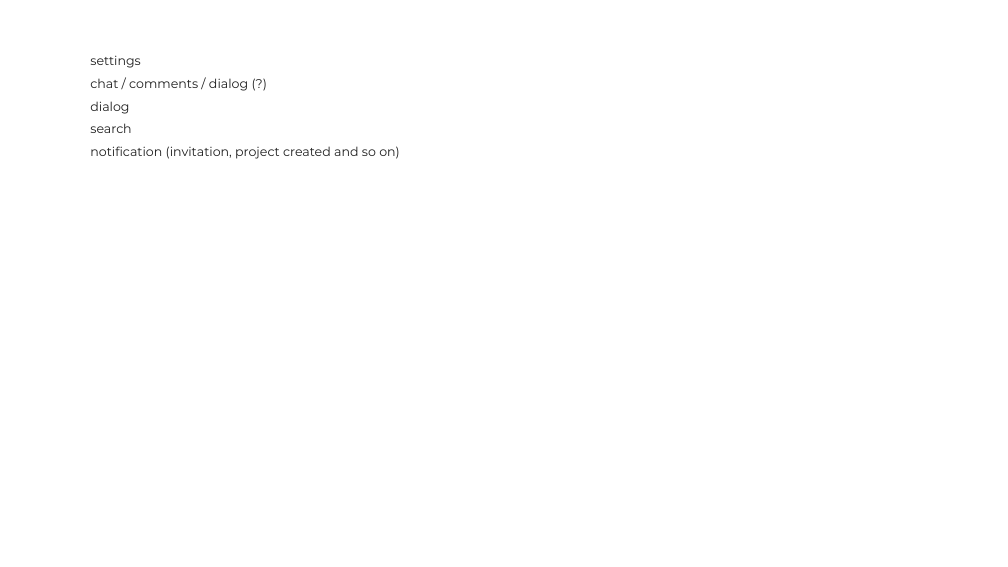
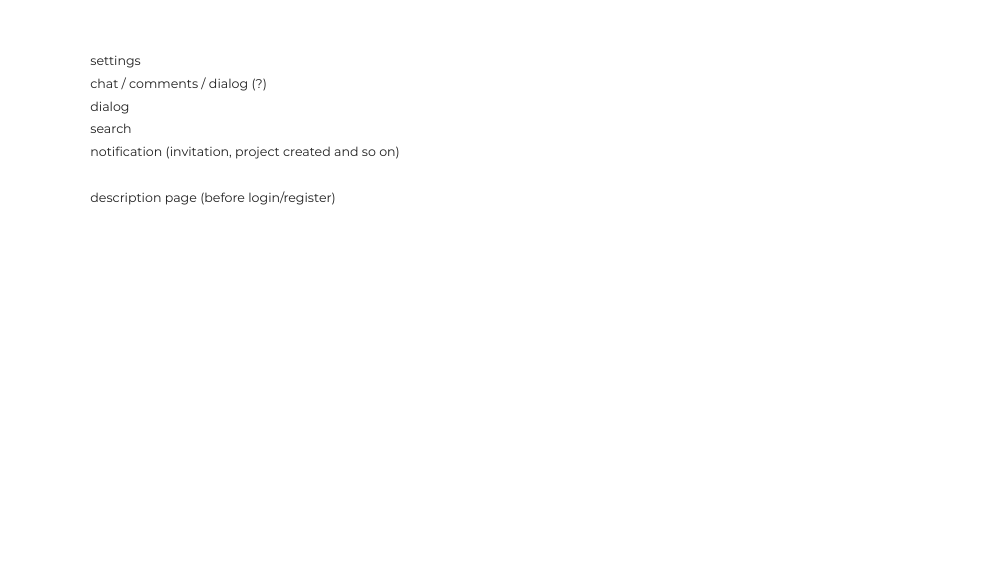
Before and after one commit to oiivantsov/porject-manager, a slide deck: slide 1 of frontend/uidesign.pptx. Drawn at 1008x567 pixels with LibreOffice and Linux fonts; fonts in the diff are those of the drawing. Boxes give left, top, right and bottom in pixels: in the first picture for what was removed or moved away, otherwise in the second. Text is boxed around its words. In the diff, an @@ line names an element or a change of style, - is before the commit and + after.

Commit message:
landing-login-register-basic

```diff
--- a/frontend/uidesign.pptx
+++ b/frontend/uidesign.pptx
@@ text at box(90, 191, 335, 205): paragraph added @@
+description page (before login/register)
```
Also in this commit, not shown: 21 other files.
